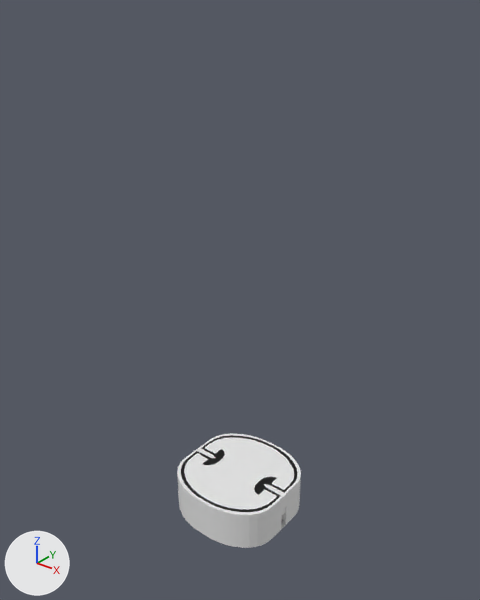
What one commit did to the FBX model Assets/Models/PenrosePlace.fbx.
Before and after are seen from a camera (50 mm lens) standing at (64.6, -80.4, 95.2) and looking at (-0.1, 0.4, 45.1). Lighting does not change. The marker at lower left points along +X, +Y and +Z.
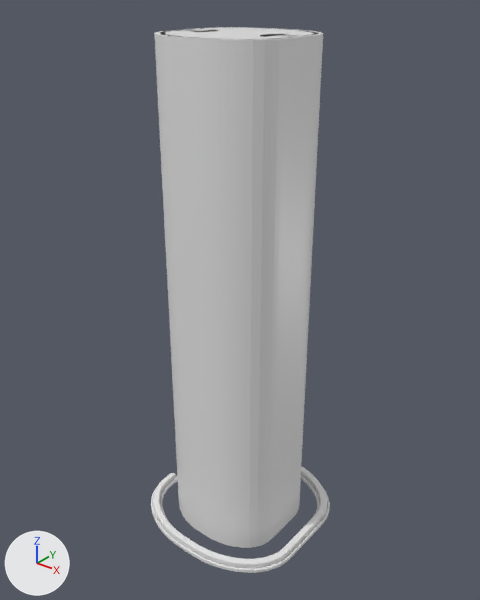
Pixel boxes (x1, y1, x2, y2) of what changed, in the pictures (480 x 600 px):
'Floor11', added: after (154, 27, 323, 104)
'Floor10', added: after (157, 91, 320, 164)
'Floor09', added: after (160, 146, 318, 219)
'Floor08', added: after (163, 197, 315, 270)
'Floor07', added: after (165, 244, 313, 318)
'Floor06', added: after (168, 290, 310, 362)
'Floor05', added: after (170, 331, 308, 404)
'Floor04', added: after (172, 371, 306, 443)
'Floor03', added: after (174, 408, 304, 480)
'Floor02', added: after (176, 442, 303, 515)
'Plants', added: after (153, 466, 327, 569)
'Planters', added: after (151, 475, 330, 573)
'Cube', unchanged, covered by the edit: before (177, 433, 301, 548); after (177, 474, 301, 548)

Patch to the scene script:
```diff
--- a/Assets/Models/PenrosePlace.fbx.py
+++ b/Assets/Models/PenrosePlace.fbx.py
@@ me_cube_006 @@
+me_cube_006.from_pydata(...)  # 334 vertices, 374 faces; spans x -11.0..11.0, y -10.9..10.9, z -8.0..0.0
+me_cube_006.materials.append(mat_material)  # white #e7e7e7
@@ me_cube_013 @@
+me_cube_013.from_pydata(...)  # 1060 vertices, 1009 faces; spans x -15.9..16.5, y -16.2..16.2, z -8.0..-7.2
+me_cube_013.materials.append(mat_material)  # white #e7e7e7
@@ me_cube_014 @@
+me_cube_014.from_pydata(...)  # 356 vertices, 297 faces; spans x -15.5..16.0, y -15.7..15.7, z -7.4..-6.3
+me_cube_014.materials.append(mat_material)  # white #e7e7e7
@@ ob_floor07 @@
+ob_floor07 = bpy.data.objects.new('Floor07', me_cube_006)
+ob_floor07.location = (0.0, 0.0, 56.0)
@@ ob_floor02 @@
+ob_floor02 = bpy.data.objects.new('Floor02', me_cube_006.copy())
+ob_floor02.location = (0.0, 0.0, 16.0)
@@ ob_floor08 @@
+ob_floor08 = bpy.data.objects.new('Floor08', me_cube_006.copy())
+ob_floor08.location = (0.0, 0.0, 64.0)
@@ ob_floor06 @@
+ob_floor06 = bpy.data.objects.new('Floor06', me_cube_006.copy())
+ob_floor06.location = (0.0, 0.0, 48.0)
@@ ob_floor03 @@
+ob_floor03 = bpy.data.objects.new('Floor03', me_cube_006.copy())
+ob_floor03.location = (0.0, 0.0, 24.0)
@@ ob_floor05 @@
+ob_floor05 = bpy.data.objects.new('Floor05', me_cube_006.copy())
+ob_floor05.location = (0.0, 0.0, 40.0)
@@ ob_planters @@
+ob_planters = bpy.data.objects.new('Planters', me_cube_013)
+ob_planters.location = (0.0, 0.0, 8.0)
@@ ob_plants @@
+ob_plants = bpy.data.objects.new('Plants', me_cube_014)
+ob_plants.location = (0.0, 0.0, 8.0)
@@ ob_floor10 @@
+ob_floor10 = bpy.data.objects.new('Floor10', me_cube_006.copy())
+ob_floor10.location = (0.0, 0.0, 80.0)
@@ ob_floor09 @@
+ob_floor09 = bpy.data.objects.new('Floor09', me_cube_006.copy())
+ob_floor09.location = (0.0, 0.0, 72.0)
@@ ob_floor04 @@
+ob_floor04 = bpy.data.objects.new('Floor04', me_cube_006.copy())
+ob_floor04.location = (0.0, 0.0, 32.0)
@@ ob_floor11 @@
+ob_floor11 = bpy.data.objects.new('Floor11', me_cube_006.copy())
+ob_floor11.location = (0.0, 0.0, 88.0)
```
